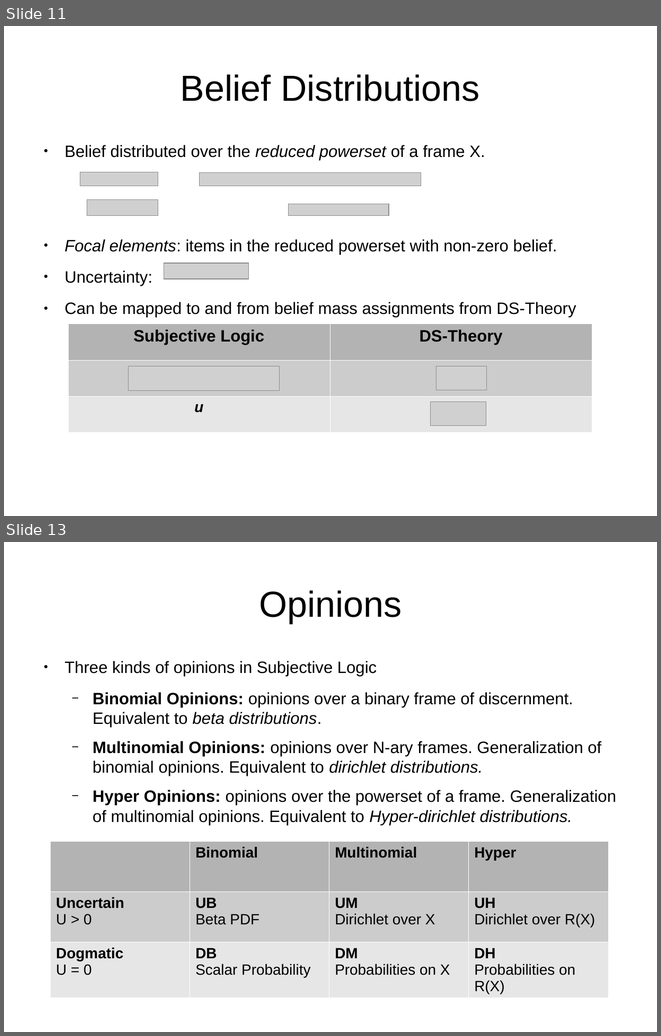
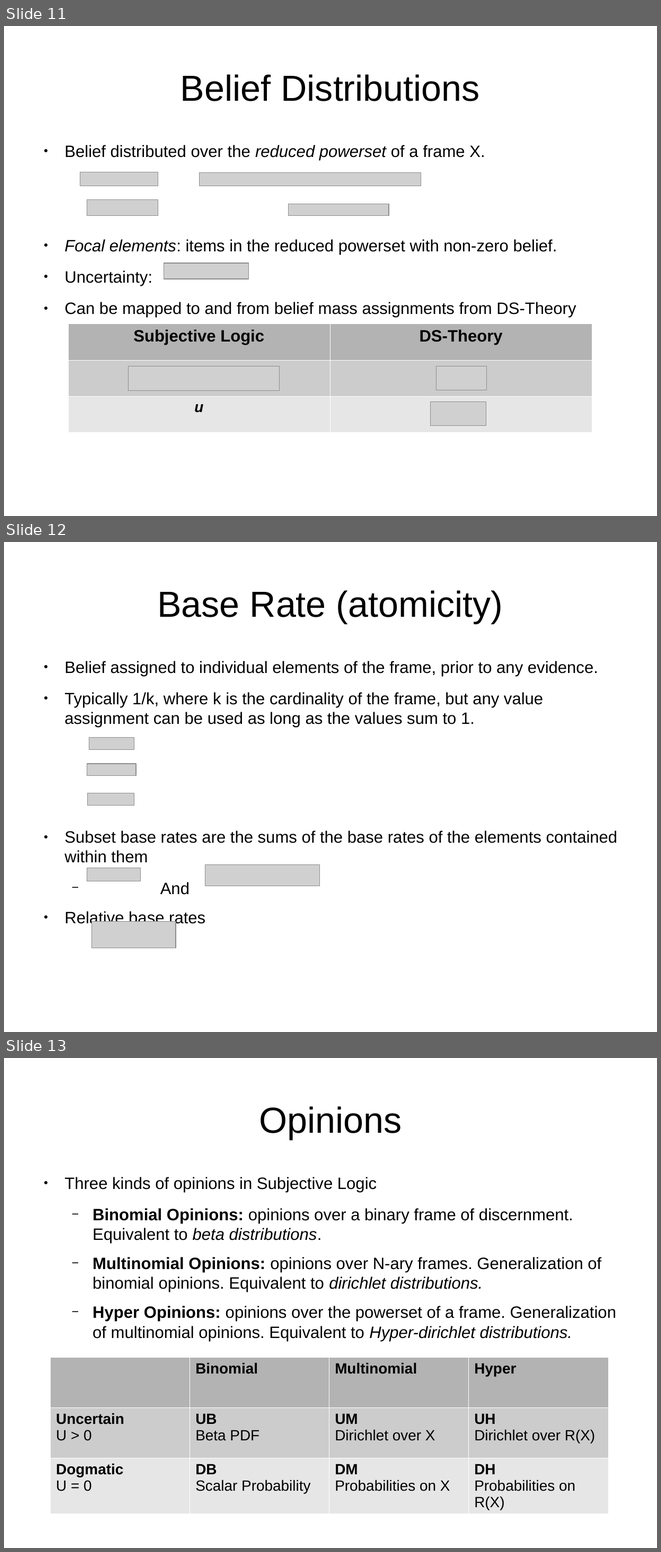
Before and after one commit to bstamour/SLHS, a slide deck: docs/proposal-from-bob.odp. Shown one above the other, each under a label of ours: slides 11 and 13 before the commit, slides 11, 12 and 13 after it; the slides between them are not shown. The pictures are 661x1036 and 661x1552 pixels, drawn with LibreOffice and Linux fonts; fonts in the diff are those of the drawing; grey boxes stand for pictures. Boxes give left, top, right and bottom in pixels: in the first picture for what was removed or moved away, otherwise in the second. Text is boxed around its words. In the diff, an @@ line names an element or a change of style, - is before the commit and + after.

Commit message:
base rates

```diff
--- a/docs/proposal-from-bob.odp
+++ b/docs/proposal-from-bob.odp
@@ slide 12 added at bbox=[4, 542, 657, 1032], background #FFFFFF @@
@@ title added at bbox=[157, 590, 503, 623], 44 pt, text #000000 @@
+Base Rate (atomicity)
@@ text added at bbox=[64, 661, 618, 926], 20 pt, text #000000 @@
+● Belief assigned to individual elements of the frame, prior to any evidence.
+● Typically 1/k, where k is the cardinality of the frame, but any value assignment can be used as long as the values sum to 1.
+● Subset base rates are the sums of the base rates of the elements contained within them
+  − And
+● Relative base rates
@@ picture added at bbox=[89, 738, 134, 749] @@
@@ picture added at bbox=[87, 764, 136, 775] @@
@@ picture added at bbox=[88, 793, 134, 805] @@
@@ picture added at bbox=[87, 868, 140, 881] @@
@@ picture added at bbox=[205, 865, 320, 885] @@
@@ picture added at bbox=[91, 921, 176, 948] @@
```
Also in this commit, not shown: 1 slide removed.
